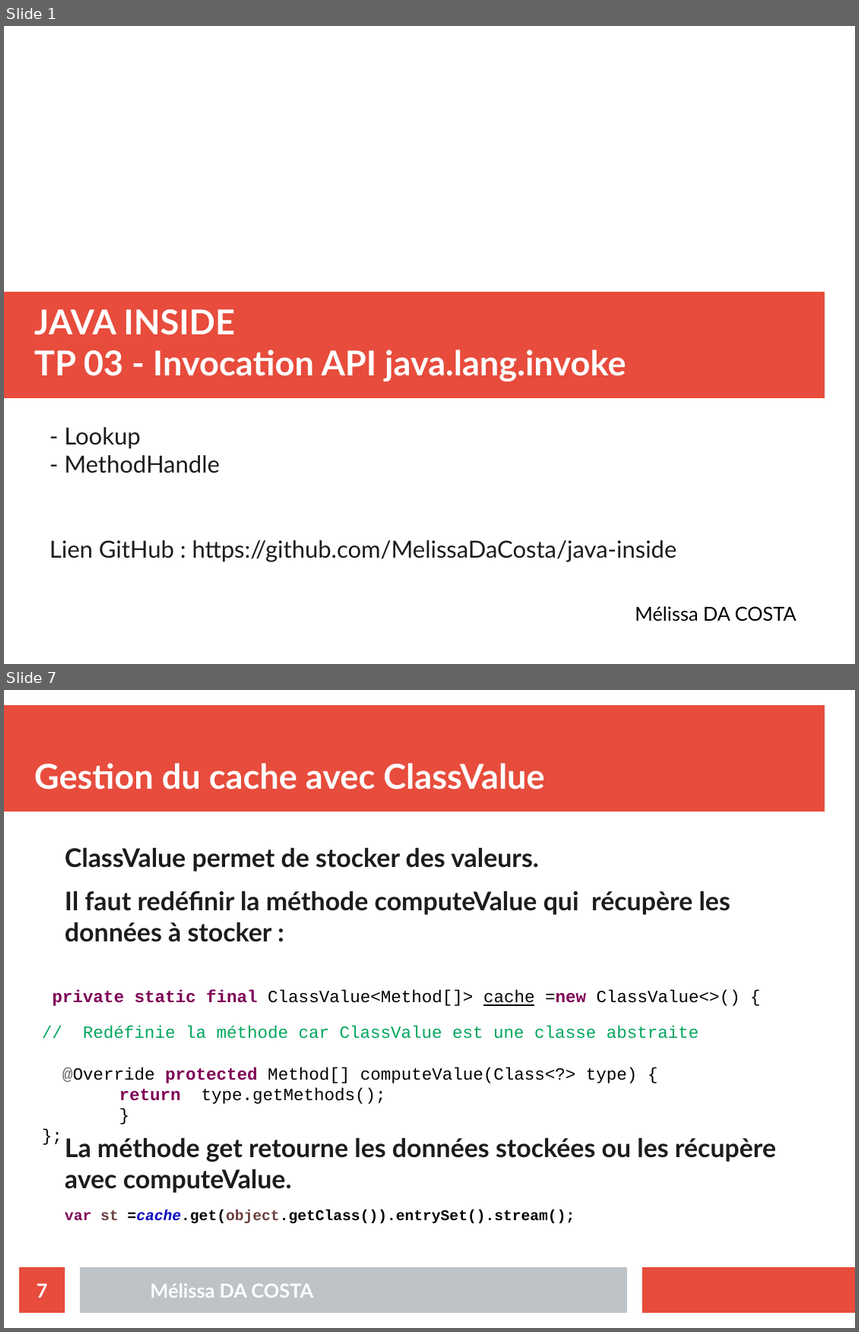
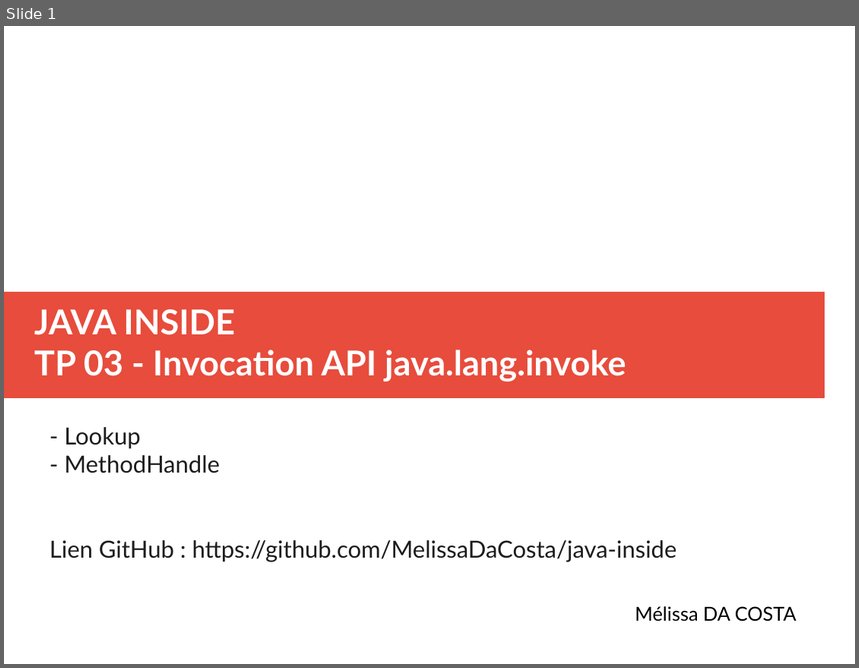
Before and after one commit to MelissaDaCosta/java-inside, a slide deck: lab3/Mélissa_DA_COSTA_slides_TP03.odp. Shown one above the other, each under a label of ours: slides 1 and 7 before the commit, slide 1 after it; the slides between them are not shown. The pictures are 859x1332 and 859x668 pixels, drawn with LibreOffice and Linux fonts; fonts in the diff are those of the drawing. Boxes give left, top, right and bottom in pixels: in the first picture for what was removed or moved away, otherwise in the second. Text is boxed around its words. In the diff, an @@ line names an element or a change of style, - is before the commit and + after.

```diff
--- a/lab3/Mélissa_DA_COSTA_slides_TP03.odp
+++ b/lab3/Mélissa_DA_COSTA_slides_TP03.odp
@@ slide 7 removed at <box>4,690,855,1328</box>, background #FFFFFF @@
@@ rectangle removed at <box>4,705,825,812</box> @@
@@ title removed at <box>34,763,545,790</box> @@
-Gestion du cache avec ClassValue
@@ text removed at <box>65,848,776,1224</box> @@
-ClassValue permet de stocker des valeurs.
-Il faut redéfinir la méthode computeValue qui récupère les données à stocker :
-La méthode get retourne les données stockées ou les récupère avec computeValue.
-var st =cache.get(object.getClass()).entrySet().stream();
@@ text removed at <box>52,990,740,1104</box> @@
-private static final ClassValue<Method[]> cache =new ClassValue<>() {
-// Redéfinie la méthode car ClassValue est une classe abstraite
-@Override protected Method[] computeValue(Class<?> type) {
-return type.getMethods();
-}
-};
@@ page number removed at <box>19,1268,65,1313</box> @@
-7
@@ rectangle removed at <box>80,1268,627,1313</box> @@
@@ rectangle removed at <box>643,1268,855,1313</box> @@
@@ text removed at <box>150,1284,313,1298</box> @@
-Mélissa DA COSTA
```
Also in this commit, not shown: 1 slide changed, 6 slides added, 4 other slides removed, 4 other files.
